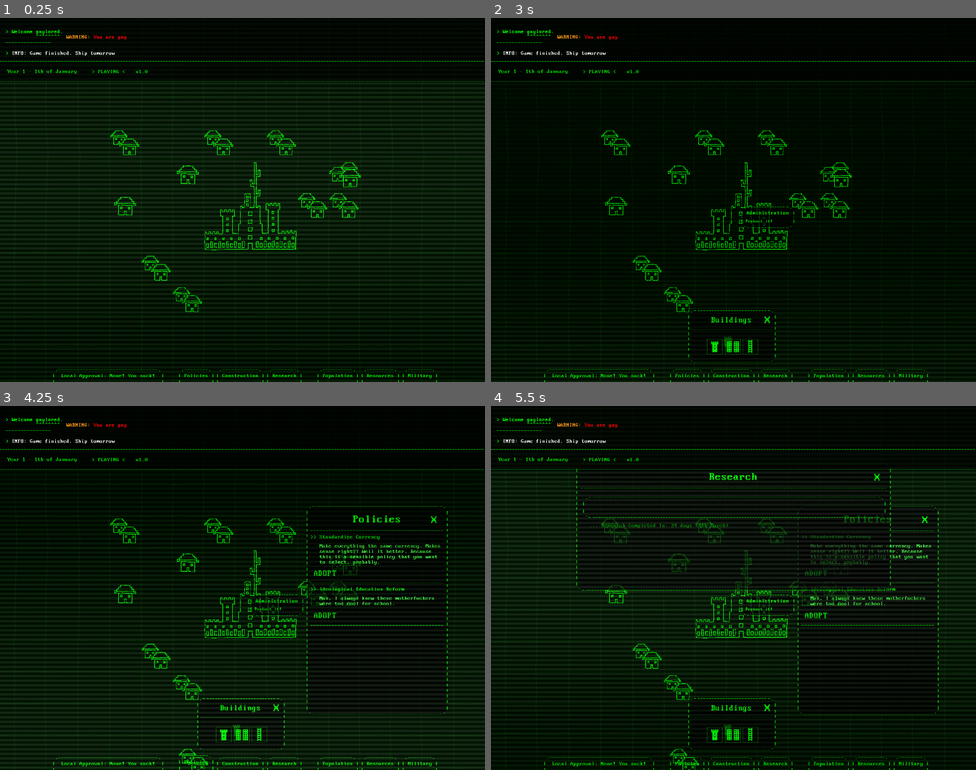
Above: before the commit, frames 1-4 (two rows, left to right).
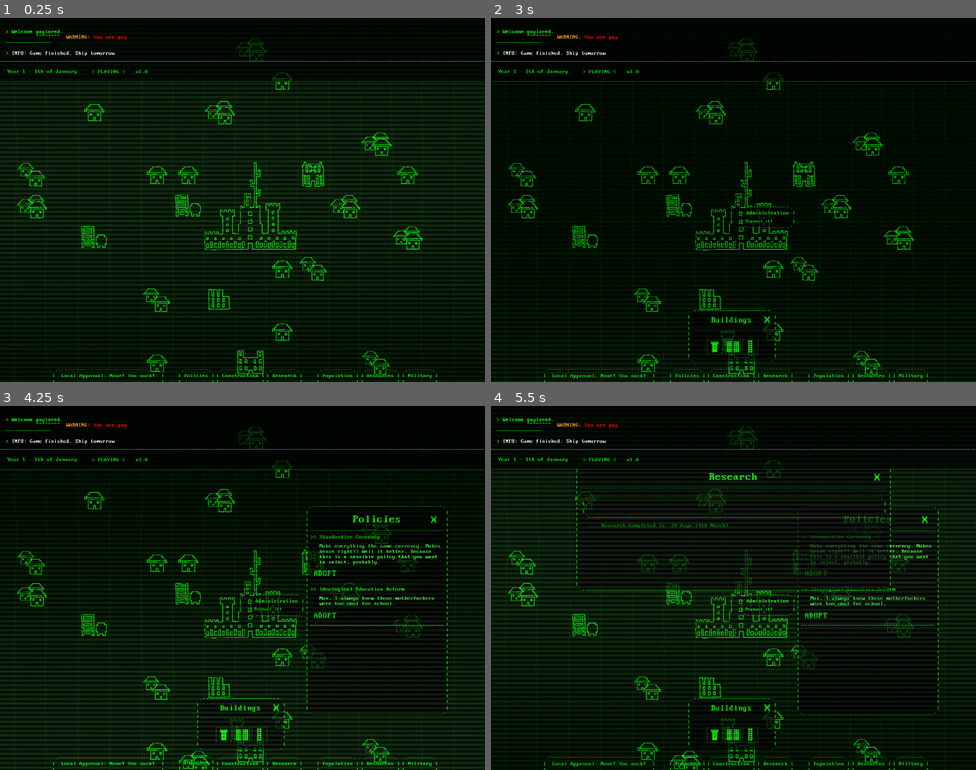
Above: after the commit, the same moments.

Repository: AlexHoratio/SATRAP
Game: Godot game, scene res://Scenes/satrap.tscn
Two runs of this game, one before a commit and one after it. Both use one fixed random seed, a clock stepped at 60 frames per second and the inputs below. This scene is started directly instead of the project's main scene.
Inputs (mouse positions are in pixels of both pictures, inside the frame that each line leads up to):
- Up to frame 1 (0.25 s): no input
- Up to frame 2 (3 s): click (743, 207) at 0.52 s; click ".------------. | Construction…" at 1.25 s; click (714, 345) at 2 s; click (733, 345) at 2.75 s
- Up to frame 3 (4.25 s): click ".--------. | Policies | | |" at 3.5 s
- Up to frame 4 (5.5 s): click ".--------. | Research | | |" at 4.25 s; click (733, 708) at 5.02 s

The runs differ from the first frame. In frame 1, 2.9% of the frame differs, in the area x 3-88%, y 5-98%; in frame 2, 2.9%; in frame 3, 2.9%; in frame 4, 2.5%.

Commit message:
farm/factory/barracks/outpost/temple

Diff:
--- /dev/null
+++ b/Prefabs/Entities/barracks.tscn
@@ -0,0 +1,24 @@
+[gd_scene format=3 uid="uid://be8r23tglqu22"]
+
+[ext_resource type="PackedScene" uid="uid://c6gatc2wlssfe" path="res://Prefabs/Entities/building.tscn" id="1_i13s1"]
+[ext_resource type="Script" uid="uid://1imu4dt01tpb" path="res://Prefabs/Entities/circulatory_gate.gd" id="2_o7crk"]
+[ext_resource type="Texture2D" uid="uid://b1v2nge8fvrr4" path="res://Graphics/Entities/Trace/barracks.png" id="3_i13s1"]
+
+[node name="building" unique_id=1304179753 instance=ExtResource("1_i13s1")]
+script = ExtResource("2_o7crk")
+building_name = "Barracks"
+
+[node name="Sprite2D" type="Sprite2D" parent="." index="0" unique_id=1961335286]
+self_modulate = Color(0, 1, 0, 1)
+texture_filter = 1
+position = Vector2(0, -1.0000001)
+scale = Vector2(0.2523933, 0.2523933)
+texture = ExtResource("3_i13s1")
+
+[node name="Button" type="Button" parent="." index="1" unique_id=1766506910]
+self_modulate = Color(1, 1, 1, 0)
+offset_left = -46.0
+offset_top = -46.0
+offset_right = 47.0
+offset_bottom = 47.0
+mouse_default_cursor_shape = 2
--- a/Prefabs/Entities/civil.tscn
+++ b/Prefabs/Entities/civil.tscn
@@ -10,13 +10,13 @@
 animations = [{
 "frames": [{
 "duration": 1.0,
-"texture": ExtResource("4_xdf7j")
+"texture": ExtResource("5_s43j2")
 }, {
 "duration": 1.0,
 "texture": ExtResource("5_r6u2t")
 }, {
 "duration": 1.0,
-"texture": ExtResource("5_s43j2")
+"texture": ExtResource("4_xdf7j")
 }],
 "loop": 1,
 "name": &"default",
@@ -30,8 +30,10 @@
 [node name="Sprite2D" type="AnimatedSprite2D" parent="." index="0" unique_id=58613265]
 self_modulate = Color(0, 1, 0, 1)
 texture_filter = 2
-scale = Vector2(0.295, 0.295)
+position = Vector2(1, 2)
+scale = Vector2(0.276, 0.276)
 sprite_frames = SubResource("SpriteFrames_af5lw")
+frame_progress = 0.7610547
 
 [node name="Button" type="Button" parent="." index="1" unique_id=525947965]
 self_modulate = Color(1, 1, 1, 0)
--- /dev/null
+++ b/Prefabs/Entities/factory.tscn
@@ -0,0 +1,24 @@
+[gd_scene format=3 uid="uid://cygve5cpad4uu"]
+
+[ext_resource type="PackedScene" uid="uid://c6gatc2wlssfe" path="res://Prefabs/Entities/building.tscn" id="1_f6p8s"]
+[ext_resource type="Script" uid="uid://1imu4dt01tpb" path="res://Prefabs/Entities/circulatory_gate.gd" id="2_tj0xl"]
+[ext_resource type="Texture2D" uid="uid://re4tg0578ler" path="res://Graphics/Entities/Trace/factory.png" id="3_f6p8s"]
+
+[node name="building" unique_id=1304179753 instance=ExtResource("1_f6p8s")]
+script = ExtResource("2_tj0xl")
+building_name = "Factory"
+
+[node name="Sprite2D" type="Sprite2D" parent="." index="0" unique_id=1961335286]
+self_modulate = Color(0, 1, 0, 1)
+texture_filter = 1
+position = Vector2(0, -1.0000001)
+scale = Vector2(0.2523933, 0.2523933)
+texture = ExtResource("3_f6p8s")
+
+[node name="Button" type="Button" parent="." index="1" unique_id=1766506910]
+self_modulate = Color(1, 1, 1, 0)
+offset_left = -46.0
+offset_top = -46.0
+offset_right = 47.0
+offset_bottom = 47.0
+mouse_default_cursor_shape = 2
--- /dev/null
+++ b/Prefabs/Entities/farm.tscn
@@ -0,0 +1,24 @@
+[gd_scene format=3 uid="uid://b86p28l54ops0"]
+
+[ext_resource type="PackedScene" uid="uid://c6gatc2wlssfe" path="res://Prefabs/Entities/building.tscn" id="1_78f5c"]
+[ext_resource type="Script" uid="uid://1imu4dt01tpb" path="res://Prefabs/Entities/circulatory_gate.gd" id="2_r5wt3"]
+[ext_resource type="Texture2D" uid="uid://breo4jwugtruh" path="res://Graphics/Entities/Trace/farm.png" id="3_78f5c"]
+
+[node name="building" unique_id=1304179753 instance=ExtResource("1_78f5c")]
+script = ExtResource("2_r5wt3")
+building_name = "Farm"
+
+[node name="Sprite2D" type="Sprite2D" parent="." index="0" unique_id=1961335286]
+self_modulate = Color(0, 1, 0, 1)
+texture_filter = 1
+position = Vector2(0, -1.0000001)
+scale = Vector2(0.2523933, 0.2523933)
+texture = ExtResource("3_78f5c")
+
+[node name="Button" type="Button" parent="." index="1" unique_id=1766506910]
+self_modulate = Color(1, 1, 1, 0)
+offset_left = -46.0
+offset_top = -46.0
+offset_right = 47.0
+offset_bottom = 47.0
+mouse_default_cursor_shape = 2
--- a/Prefabs/Entities/outpost.tscn
+++ b/Prefabs/Entities/outpost.tscn
@@ -1,10 +1,24 @@
 [gd_scene format=3 uid="uid://vkkcbew2jkqe"]
 
-[ext_resource type="Texture2D" uid="uid://dxpl8opi2t1bi" path="res://Graphics/Entities/outpost.png" id="1_u5n8c"]
+[ext_resource type="PackedScene" uid="uid://c6gatc2wlssfe" path="res://Prefabs/Entities/building.tscn" id="1_iy1c4"]
+[ext_resource type="Script" uid="uid://1imu4dt01tpb" path="res://Prefabs/Entities/circulatory_gate.gd" id="2_oap14"]
+[ext_resource type="Texture2D" uid="uid://ber6iit78mccm" path="res://Graphics/Entities/Trace/outpost.png" id="3_iy1c4"]
 
-[node name="outpost" type="Node2D" unique_id=2144949416]
+[node name="building" unique_id=1304179753 instance=ExtResource("1_iy1c4")]
+script = ExtResource("2_oap14")
+building_name = "Outpost"
 
-[node name="Sprite2D" type="Sprite2D" parent="." unique_id=703427223]
+[node name="Sprite2D" type="Sprite2D" parent="." index="0" unique_id=1961335286]
+self_modulate = Color(0, 1, 0, 1)
 texture_filter = 1
-scale = Vector2(3, 3)
-texture = ExtResource("1_u5n8c")
+position = Vector2(0, -1.0000001)
+scale = Vector2(0.2523933, 0.2523933)
+texture = ExtResource("3_iy1c4")
+
+[node name="Button" type="Button" parent="." index="1" unique_id=1766506910]
+self_modulate = Color(1, 1, 1, 0)
+offset_left = -46.0
+offset_top = -46.0
+offset_right = 47.0
+offset_bottom = 47.0
+mouse_default_cursor_shape = 2
--- /dev/null
+++ b/Prefabs/Entities/temple.tscn
@@ -0,0 +1,25 @@
+[gd_scene format=3 uid="uid://ciratb840l1ci"]
+
+[ext_resource type="PackedScene" uid="uid://c6gatc2wlssfe" path="res://Prefabs/Entities/building.tscn" id="1_gfoma"]
+[ext_resource type="Script" uid="uid://1imu4dt01tpb" path="res://Prefabs/Entities/circulatory_gate.gd" id="2_d15to"]
+[ext_resource type="Texture2D" uid="uid://oywcgax8mh07" path="res://Graphics/Entities/Trace/temple.png" id="3_gfoma"]
+
+[node name="building" unique_id=1304179753 instance=ExtResource("1_gfoma")]
+script = ExtResource("2_d15to")
+building_name = "Temple"
+
+[node name="Sprite2D" type="Sprite2D" parent="." index="0" unique_id=1961335286]
+self_modulate = Color(0, 1, 0, 1)
+texture_filter = 1
+position = Vector2(0, -1.0000001)
+rotation = 0.02362104
+scale = Vector2(0.2523933, 0.2523933)
+texture = ExtResource("3_gfoma")
+
+[node name="Button" type="Button" parent="." index="1" unique_id=1766506910]
+self_modulate = Color(1, 1, 1, 0)
+offset_left = -46.0
+offset_top = -46.0
+offset_right = 47.0
+offset_bottom = 47.0
+mouse_default_cursor_shape = 2
--- a/Scenes/world.gd
+++ b/Scenes/world.gd
@@ -86,8 +86,8 @@
 		$buildings.add_child(village)
 
 
-	for i in range(10):
-		var radius = 400
+	for i in range(20):
+		var radius = 650
 		var civil = load("res://Prefabs/Entities/civil.tscn").instantiate()
 		var building_position = Vector2(720, 540) + Vector2(radius * randf(), 0).rotated(2 * PI * randf())
 		building_position = building_position.snapped(tile_size)
@@ -103,6 +103,82 @@
 
 		civil.position = building_position
 		$buildings.add_child(civil)
+
+	for i in range(1):
+		var radius = 500
+		var min_radius = 0
+		var temple = load("res://Prefabs/Entities/temple.tscn").instantiate()
+		var building_position = Vector2(720, 540) + Vector2(min_radius + (radius - min_radius) * randf(), 0).rotated(2 * PI * randf())
+		building_position = building_position.snapped(tile_size)
+
+		var position_occupied = true
+		while position_occupied:
+			building_position = Vector2(720, 540) + Vector2(min_radius + (radius - min_radius) * randf(), 0).rotated(2 * PI * randf())
+			building_position = building_position.snapped(tile_size)
+			position_occupied = false
+			for building in get_tree().get_nodes_in_group("buildings"):
+				if building_position in building.occupied_tiles:
+					position_occupied = true
+
+		temple.position = building_position
+		$buildings.add_child(temple)
+
+	for i in range(1):
+		var radius = 500
+		var min_radius = 0
+		var factory = load("res://Prefabs/Entities/factory.tscn").instantiate()
+		var building_position = Vector2(720, 540) + Vector2(min_radius + (radius - min_radius) * randf(), 0).rotated(2 * PI * randf())
+		building_position = building_position.snapped(tile_size)
+
+		var position_occupied = true
+		while position_occupied:
+			building_position = Vector2(720, 540) + Vector2(min_radius + (radius - min_radius) * randf(), 0).rotated(2 * PI * randf())
+			building_position = building_position.snapped(tile_size)
+			position_occupied = false
+			for building in get_tree().get_nodes_in_group("buildings"):
+				if building_position in building.occupied_tiles:
+					position_occupied = true
+
+		factory.position = building_position
+		$buildings.add_child(factory)
+
+	for i in range(2):
+		var radius = 500
+		var min_radius = 0
+		var farm = load("res://Prefabs/Entities/farm.tscn").instantiate()
+		var building_position = Vector2(720, 540) + Vector2(min_radius + (radius - min_radius) * randf(), 0).rotated(2 * PI * randf())
+		building_position = building_position.snapped(tile_size)
+
+		var position_occupied = true
+		while position_occupied:
+			building_position = Vector2(720, 540) + Vector2(min_radius + (radius - min_radius) * randf(), 0).rotated(2 * PI * randf())
+			building_position = building_position.snapped(tile_size)
+			position_occupied = false
+			for building in get_tree().get_nodes_in_group("buildings"):
+				if building_position in building.occupied_tiles:
+					position_occupied = true
+
+		farm.position = building_position
+		$buildings.add_child(farm)
+
+	for i in range(1):
+		var radius = 500
+		var min_radius = 0
+		var barracks = load("res://Prefabs/Entities/barracks.tscn").instantiate()
+		var building_position = Vector2(720, 540) + Vector2(min_radius + (radius - min_radius) * randf(), 0).rotated(2 * PI * randf())
+		building_position = building_position.snapped(tile_size)
+
+		var position_occupied = true
+		while position_occupied:
+			building_position = Vector2(720, 540) + Vector2(min_radius + (radius - min_radius) * randf(), 0).rotated(2 * PI * randf())
+			building_position = building_position.snapped(tile_size)
+			position_occupied = false
+			for building in get_tree().get_nodes_in_group("buildings"):
+				if building_position in building.occupied_tiles:
+					position_occupied = true
+
+		barracks.position = building_position
+		$buildings.add_child(barracks)
 
 	for i in range(1):
 		var radius = 1600
Binary file added: Graphics/Entities/Line/civil.png
Not shown, added: Graphics/Entities/Line/civil.png.import
Binary file added: Graphics/Entities/Trace/barracks.png
Not shown, added: Graphics/Entities/Trace/barracks.png.import
Binary file added: Graphics/Entities/Trace/civil10.png
Not shown, added: Graphics/Entities/Trace/civil10.png.import
Binary file added: Graphics/Entities/Trace/civil6.png
Not shown, added: Graphics/Entities/Trace/civil6.png.import
Binary file added: Graphics/Entities/Trace/civil7.png
Not shown, added: Graphics/Entities/Trace/civil7.png.import
Binary file added: Graphics/Entities/Trace/civil8.png
Not shown, added: Graphics/Entities/Trace/civil8.png.import
(and 12 more such lines)
